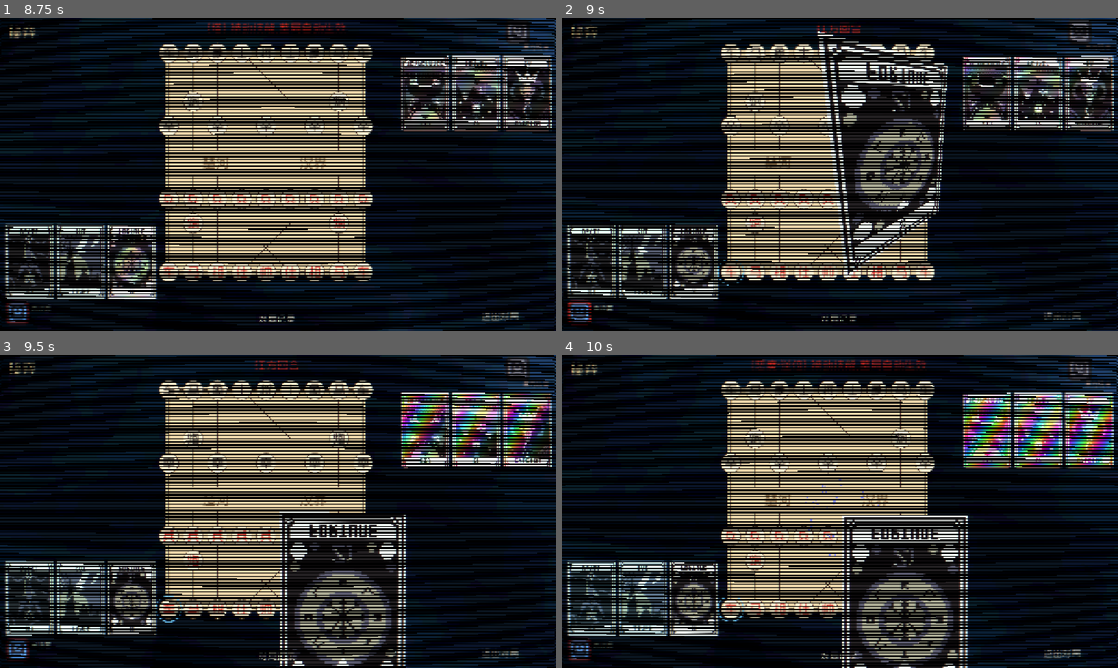
Above: before the commit, frames 1-4 (two rows, left to right).
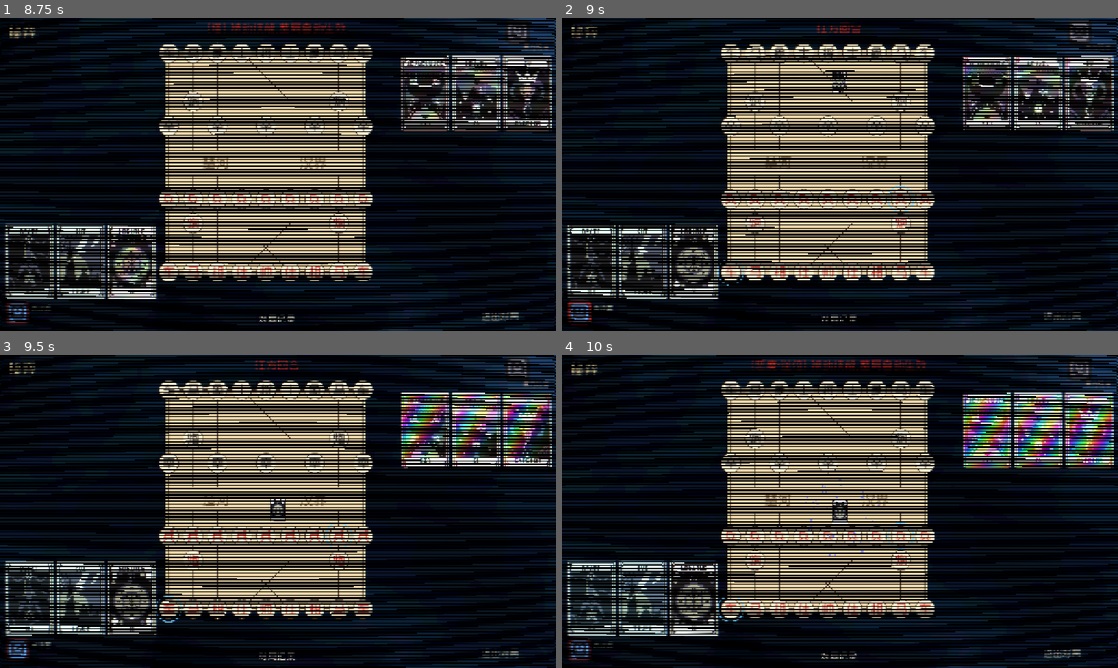
Above: after the commit, the same moments.

Repository: Lurongshika/ChessGame
Game: Godot game, scene res://scenes/game.tscn
Same seed, same stepped clock (60 frames per second), same inputs: the game is played once before the commit and once after it. This scene is started directly instead of the project's main scene.
Inputs (mouse positions are in pixels of both pictures, inside the frame that each line leads up to):
- Up to frame 1 (8.75 s): click "对局记录" at 0.5 s; click "对局记录" at 1.25 s; click "对局记录" at 2 s; tap Enter at 2.75 s; drag from (189, 158) to (333, 105) at 2.77 s; drag from (189, 158) to (250, 237) at 3.52 s; move the mouse to (189, 161) at 4.27 s; tap Tab at 4.35, 7.35 s; click (189, 161) at 4.42 s; drag from (189, 161) to (111, 127) at 5.02 s; drag from (189, 161) to (305, 174) at 5.77 s; drag from (189, 158) to (194, 96) at 6.52 s; move the mouse to (27, 262) at 7.27 s; click (27, 262) at 7.42 s; drag from (77, 262) to (166, 190) at 8.02 s
- Up to frame 2 (9 s): drag from (695, 262) to (895, 105) at 8.77 s
- Up to frame 3 (9.5 s): no input
- Up to frame 4 (10 s): drag from (589, 599) to (812, 574) at 9.52 s

Frame 1 is identical in both runs. In frame 2, 6.3% of the frame differs, in the area x 45-70%, y 4-83%; in frame 3, 5.3%; in frame 4, 5.3%.

Commit message:
fix: 技能飞卡缩小到 1/4 且卡牌中心对准屏幕中心
- 改用 Sprite2D(默认中心即位置)承载飞卡,确保卡牌中心精确落到屏幕中心(640,360),修复此前 fake_3D 顶点扩展导致的左上角偏移
- 新增 shaders/card_fly.gdshader:纯 fragment 透视倾斜(不修改 VERTEX),卡面始终在自身矩形内居中
- 飞卡宽度 130→32.5(缩小至 1/4)

Diff:
--- a/scripts/game.gd
+++ b/scripts/game.gd
@@ -12,6 +12,7 @@
 const TarotTooltip := preload("res://scripts/tarot_tooltip.gd")
 const Tarot := preload("res://scripts/tarot.gd")
 const CARD3D_SH := preload("res://shaders/card_3d.gdshader")
+const CARD_FLY_SH := preload("res://shaders/card_fly.gdshader")
 
 const CELL := 56
 # 棋盘在 1280×720 窗口中直接居中:中心 x=(1280-504)/2=388,中心 y=(720-560)/2=80
@@ -4507,46 +4508,41 @@
 	ui.add_child(root)
 	_announce_root = root
 
-	# 飞卡(塔罗牌面 + fake_3D shader)
-	var w := 130.0
+	# 飞卡(Sprite2D 默认中心为原点,位置即卡牌中心;缩小到 1/4;card_fly 纯透视倾斜)
+	var w := 32.5
 	var h := Tarot.card_size(w).y
-	var fly := Control.new()
-	fly.size = Vector2(w, h)
-	fly.position = Vector2(640 - w / 2.0, -h - 40.0)  # 从屏幕上方外进入
-	var tex := TextureRect.new()
-	tex.set_anchors_and_offsets_preset(Control.PRESET_FULL_RECT)
-	tex.mouse_filter = Control.MOUSE_FILTER_IGNORE
-	tex.texture = Tarot.texture(perk_id)
+	var base_scale := Vector2(w / 408.0, h / 632.0)
+	var spr := Sprite2D.new()
+	spr.centered = true
+	spr.texture = Tarot.texture(perk_id)
+	spr.scale = base_scale
+	spr.position = Vector2(640, -h)  # 中心从屏幕上方外进入
 	var mat := ShaderMaterial.new()
-	mat.shader = CARD3D_SH
-	mat.set_shader_parameter("rect_size", Vector2(w, h))
-	mat.set_shader_parameter("fov", 90.0)
+	mat.shader = CARD_FLY_SH
 	var y0 := 65.0   # 起始 3D 偏转(绕 Y)
 	var x0 := -32.0  # 起始 3D 偏转(绕 X)
 	mat.set_shader_parameter("y_rot", y0)
 	mat.set_shader_parameter("x_rot", x0)
-	tex.material = mat
-	fly.add_child(tex)
-	fly.pivot_offset = Vector2(w, h) / 2.0
-	root.add_child(fly)
-
-	var center := Vector2(640 - w / 2.0, 360 - h / 2.0)  # 屏幕中央
+	spr.material = mat
+	root.add_child(spr)
+
+	var center := Vector2(640, 360)  # 屏幕中央(卡牌中心对准)
 	var fall := 0.85
 	var ease := Tween.EASE_OUT
 	var tw := create_tween()
-	# 从天而降:先快后慢
-	tw.tween_property(fly, "position", center, fall).set_trans(Tween.TRANS_CUBIC).set_ease(ease)
+	# 从天而降:先快后慢(中心落至屏幕中心)
+	tw.tween_property(spr, "position", center, fall).set_trans(Tween.TRANS_CUBIC).set_ease(ease)
 	# 下落过程中 3D 旋转,落地时偏转恰好回归 0(无偏转)
 	tw.parallel().tween_method(func(v: float): mat.set_shader_parameter("y_rot", v), y0, 0.0, fall).set_trans(Tween.TRANS_CUBIC).set_ease(ease)
 	tw.parallel().tween_method(func(v: float): mat.set_shader_parameter("x_rot", v), x0, 0.0, fall).set_trans(Tween.TRANS_CUBIC).set_ease(ease)
-	tw.parallel().tween_property(fly, "scale", Vector2(1.08, 1.08), fall).set_trans(Tween.TRANS_CUBIC).set_ease(ease)
+	tw.parallel().tween_property(spr, "scale", base_scale * 1.08, fall).set_trans(Tween.TRANS_CUBIC).set_ease(ease)
 	# 落地:爆彩色粒子 + 缩小退场
 	tw.tween_callback(func():
 		# shader 已归零(平面),爆彩色粒子
 		_burst_particles(Vector2(640, 360))
 		var tw2 := create_tween()
-		tw2.tween_property(fly, "scale", Vector2(0.15, 0.15), 0.5).set_trans(Tween.TRANS_BACK).set_ease(Tween.EASE_IN)
-		tw2.parallel().tween_property(fly, "modulate:a", 0.0, 0.5).set_trans(Tween.TRANS_QUAD).set_ease(Tween.EASE_IN)
+		tw2.tween_property(spr, "scale", base_scale * 0.15, 0.5).set_trans(Tween.TRANS_BACK).set_ease(Tween.EASE_IN)
+		tw2.parallel().tween_property(spr, "modulate:a", 0.0, 0.5).set_trans(Tween.TRANS_QUAD).set_ease(Tween.EASE_IN)
 		tw2.tween_callback(func():
 			if root != null and is_instance_valid(root):
 				root.queue_free()
--- /dev/null
+++ b/shaders/card_fly.gdshader
@@ -0,0 +1,25 @@
+shader_type canvas_item;
+
+// 技能卡飞入动画专用:纯 fragment 透视倾斜(不修改 VERTEX,卡面始终在自身矩形内居中),
+// 避免 fake_3D 顶点扩展导致的居中偏移。x/y_rot 单位为角度。
+uniform float x_rot = 0.0;
+uniform float y_rot = 0.0;
+
+void fragment() {
+	vec2 uv = UV - 0.5;
+	float ax = radians(x_rot);
+	float ay = radians(y_rot);
+	// 3D 旋转(绕 X 再绕 Y),z 从 0 平面
+	vec3 p = vec3(uv, 0.0);
+	float cX = cos(ax); float sX = sin(ax);
+	p = vec3(p.x, p.y * cX - p.z * sX, p.y * sX + p.z * cX);
+	float cY = cos(ay); float sY = sin(ay);
+	p = vec3(p.x * cY + p.z * sY, p.y, -p.x * sY + p.z * cY);
+	p.z += 1.0;  // 平面前移,透视除法
+	vec2 sp = p.xy / p.z;
+	sp += 0.5;
+	if (sp.x < 0.0 || sp.x > 1.0 || sp.y < 0.0 || sp.y > 1.0) discard;
+	vec4 c = texture(TEXTURE, sp);
+	c.rgb *= 0.88 + 0.24 * p.z;  // 轻微立体光照
+	COLOR = c;
+}
